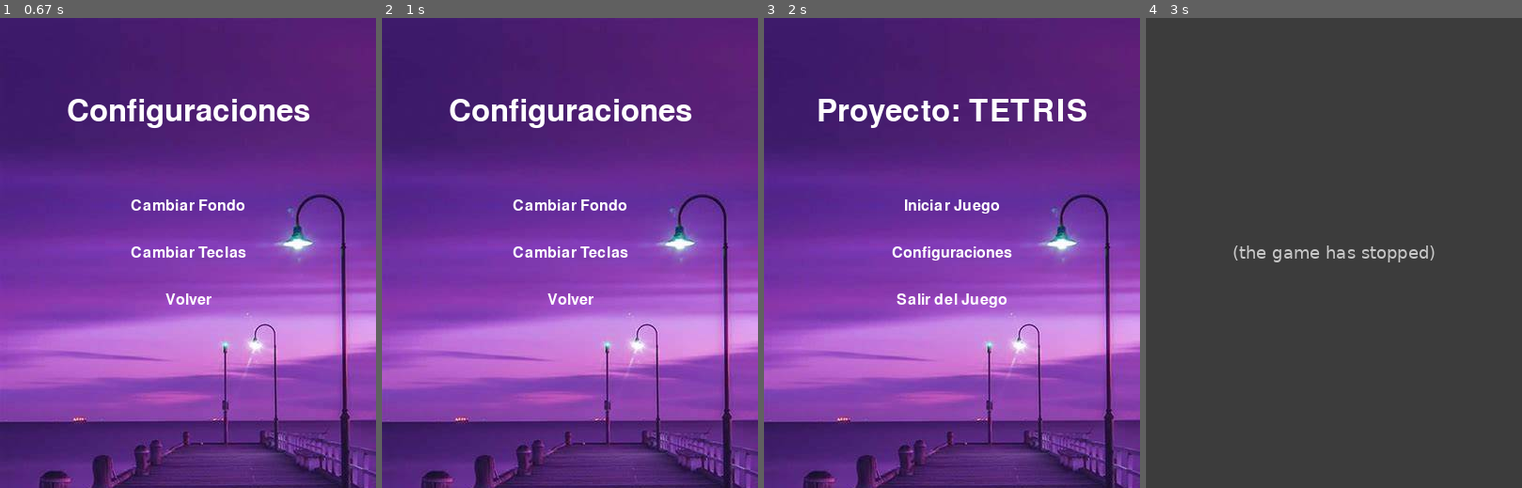
Above: before the commit, frames 1-4 (left to right).
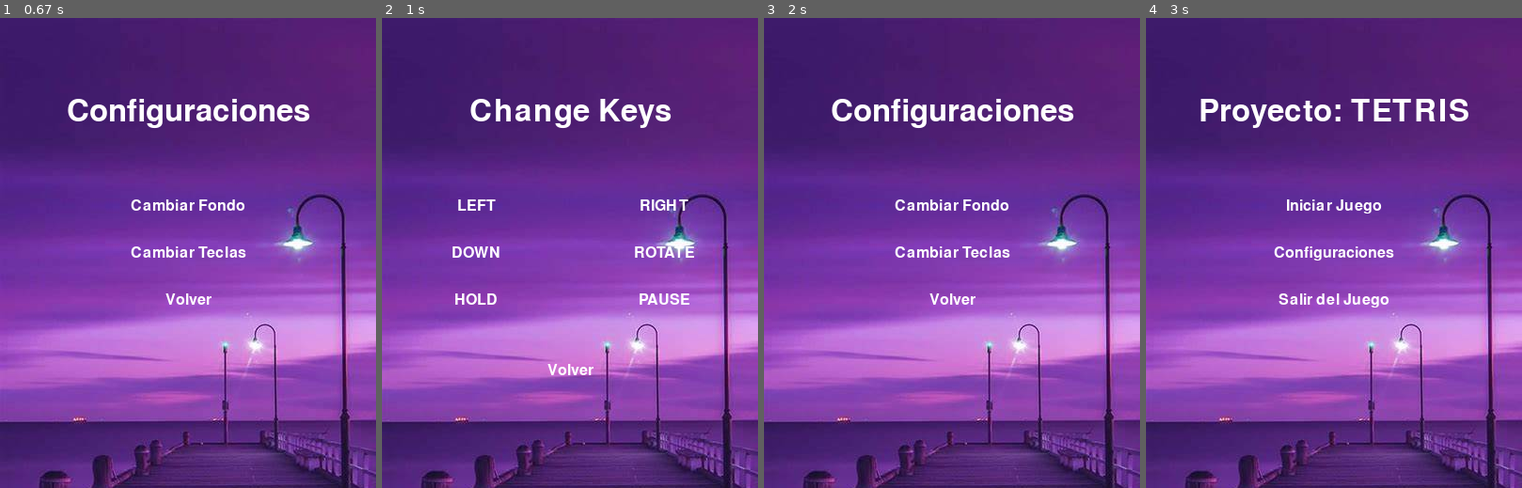
Above: after the commit, the same moments.

Repository: MugiwaraLombo/PA.TPF.Com1.Pygame
Game: pygame game, started from main.py
Two runs of this game, one before a commit and one after it. Both use one fixed random seed, a clock stepped at 60 frames per second and the inputs below.
Inputs (mouse positions are in pixels of both pictures, inside the frame that each line leads up to):
- Up to frame 1 (0.67 s): click "Configuraciones" at 0.38 s
- Up to frame 2 (1 s): click "Cambiar Teclas" at 0.72 s
- Up to frame 3 (2 s): click (861, 257) at 1.05 s; tap Space at 1.33 s; click "Volver" at 1.72 s
- Up to frame 4 (3 s): click (1334, 206) at 2.05 s, where only the run after the commit has a clickable "Cambiar Fondo"; click (1334, 347) at 2.38 s, where only the run after the commit has a clickable "Volver"; click (1334, 300) at 2.72 s, where only the run after the commit has a clickable "Volver"

Frame 1 is identical in both runs. In frame 2, 3.8% of the frame differs, in the area x 18-83%, y 17-76%; in frame 3, 3.3%; in frame 4, 100%, in the area x 0-100%, y 0-100%.
Before the commit the program exited at 2.72 s; later frames show no game.

Commit message:
add methods and fix bugs

Diff:
--- a/config/settings.json
+++ b/config/settings.json
@@ -1 +1 @@
-{"resolution": [400, 500], "background": "python/PA.TPF.Com1.Pygame/config/bg3.jpg", "key_bindings": {"left": 1073741904, "right": 1073741903, "down": 1073741905, "rotate": 1073741906, "hold": 32, "pause": 27}}
+{"resolution": [400, 500], "background": "python/PA.TPF.Com1.Pygame/config/bg3.jpg", "key_bindings": {"left": 97, "right": 100, "down": 115, "rotate": 119, "hold": 32, "pause": 27}}
--- a/tetris.py
+++ b/tetris.py
@@ -34,6 +34,16 @@
             Button("Fondo de pantalla 2", pygame.font.Font(None, 24), WHITE, (SCREEN_WIDTH // 2, SCREEN_HEIGHT // 2)),
             Button("Fondo de pantalla 3", pygame.font.Font(None, 24), WHITE, (SCREEN_WIDTH // 2, SCREEN_HEIGHT // 2 + 50)),
             Button("Volver", pygame.font.Font(None, 24), WHITE, (SCREEN_WIDTH // 2, SCREEN_HEIGHT // 2 + 100))
+        ]
+
+        self.key_buttons = [
+            Button("LEFT", pygame.font.Font(None, 24), WHITE, (SCREEN_WIDTH // 4, SCREEN_HEIGHT // 2 - 50)),
+            Button("RIGHT", pygame.font.Font(None, 24), WHITE, (SCREEN_WIDTH - SCREEN_WIDTH // 4, SCREEN_HEIGHT // 2 - 50)),
+            Button("DOWN", pygame.font.Font(None, 24), WHITE, (SCREEN_WIDTH // 4, SCREEN_HEIGHT // 2)),
+            Button("ROTATE", pygame.font.Font(None, 24), WHITE, (SCREEN_WIDTH - SCREEN_WIDTH // 4, SCREEN_HEIGHT // 2)),
+            Button("HOLD", pygame.font.Font(None, 24), WHITE, (SCREEN_WIDTH // 4, SCREEN_HEIGHT // 2 + 50)),
+            Button("PAUSE", pygame.font.Font(None, 24), WHITE, (SCREEN_WIDTH - SCREEN_WIDTH // 4, SCREEN_HEIGHT // 2 + 50)),
+            Button("Volver", pygame.font.Font(None, 24), WHITE, (SCREEN_WIDTH // 2, SCREEN_HEIGHT // 2 + 125))
         ]
 
     def load_settings(self):
@@ -65,7 +75,7 @@
         if background_path and os.path.exists(background_path):
             self.bg_image = pygame.image.load(background_path)
 
-    def reset_game(self):
+    def reset_game(self): #Reinicia la pantalla de juego
         self.board = [[0] * BOARD_WIDTH for _ in range(BOARD_HEIGHT)]
         self.current_piece = self.create_piece()
         self.next_pieces = [self.create_piece() for _ in range(3)]
@@ -73,7 +83,7 @@
         self.score = 0
         self.game_over = False
 
-    def create_piece(self):
+    def create_piece(self): #Crea las piezas de juego
         shape = random.choice(SHAPES)
         color = random.choice([WHITE, BLACK, (255, 0, 0), (0, 255, 0), (0, 0, 255), (255, 255, 0), (0, 255, 255)])
         piece = Piece(shape, color)
@@ -81,14 +91,14 @@
         piece.y = 0
         return piece
 
-    def draw_board(self):
+    def draw_board(self): #Dibuja el tablero
         for y, row in enumerate(self.board):
             for x, col in enumerate(row):
                 if col:
                     pygame.draw.rect(self.screen, WHITE, (x * BLOCK_SIZE, y * BLOCK_SIZE, BLOCK_SIZE, BLOCK_SIZE))
                     pygame.draw.rect(self.screen, GRAY, (x * BLOCK_SIZE, y * BLOCK_SIZE, BLOCK_SIZE, BLOCK_SIZE), 1)
 
-    def draw_next_pieces(self):
+    def draw_next_pieces(self): #Dibuja las 3 siguientes piezas del juego
         font = pygame.font.Font(None, 24)
         next_pieces_text = font.render("Next Pieces:", True, WHITE)
         self.screen.blit(next_pieces_text, (SCREEN_WIDTH - 100, 40))
@@ -96,11 +106,11 @@
             for y, row in enumerate(piece.shape):
                 for x, col in enumerate(row):
                     if col:
-                        pygame.draw.line(self.screen, GRAY, (BLOCK_SIZE * 10, 0), (BLOCK_SIZE * 10, SCREEN_HEIGHT), 5)
+                        pygame.draw.line(self.screen, GRAY, (BLOCK_SIZE * 10, 0), (BLOCK_SIZE * 10, SCREEN_HEIGHT), 5) #Dibuja una linea que separa la pantalla del tablero de la pantalla no jugable
                         pygame.draw.rect(self.screen, piece.color, (SCREEN_WIDTH - 100 + x * BLOCK_SIZE, 70 + i * 80 + y * BLOCK_SIZE, BLOCK_SIZE, BLOCK_SIZE))
                         pygame.draw.rect(self.screen, GRAY, (SCREEN_WIDTH - 100 + x * BLOCK_SIZE, 70 + i * 80 + y * BLOCK_SIZE, BLOCK_SIZE, BLOCK_SIZE), 1)
 
-    def draw_hold_piece(self):
+    def draw_hold_piece(self): #Dibuja la pieza que esta almacenada
         font = pygame.font.Font(None, 24)
         hold_pieces_text = font.render("Hold Piece:", True, WHITE)
         self.screen.blit(hold_pieces_text, (SCREEN_WIDTH - 100, 300))
@@ -111,7 +121,7 @@
                         pygame.draw.rect(self.screen, self.hold_piece.color, (SCREEN_WIDTH - 100 + x * BLOCK_SIZE, 320 + y * BLOCK_SIZE, BLOCK_SIZE, BLOCK_SIZE))
                         pygame.draw.rect(self.screen, GRAY, (SCREEN_WIDTH - 100 + x * BLOCK_SIZE, 320 + y * BLOCK_SIZE, BLOCK_SIZE, BLOCK_SIZE), 1)
 
-    def draw_score(self):
+    def draw_score(self): #Dibuja el puntaje del jugador
         font = pygame.font.Font(None, 24)
         score_text = font.render(f"Score: {self.score}", True, WHITE)
         self.screen.blit(score_text, (SCREEN_WIDTH - 100, 450))
@@ -211,8 +221,51 @@
             pygame.display.flip()
 
     def change_keys(self):
-        # Implementar lógica para cambiar las teclas
-        pass
+        running = True
+        while running:
+            for event in pygame.event.get():
+                if event.type == pygame.QUIT:
+                    pygame.quit()
+                    quit()
+                elif event.type == pygame.MOUSEBUTTONDOWN:
+                    mouse_pos = event.pos
+                    for button in self.key_buttons:
+                        if self.key_buttons[6].is_clicked(mouse_pos):
+                            running = False
+                        elif button.is_clicked(mouse_pos):
+                            self.change_key(button.text.lower())
+
+            self.screen.fill(BLACK)
+            if self.bg_image:
+                self.screen.blit(self.bg_image, (0, 0))
+            title_font = pygame.font.Font(None, 48)
+            title_text = title_font.render("Change Keys", True, WHITE)
+            self.screen.blit(title_text, (SCREEN_WIDTH // 2 - title_text.get_width() // 2, SCREEN_HEIGHT // 6))
+            for button in self.key_buttons:
+                button.draw(self.screen)
+
+            pygame.display.flip()
+
+    def change_key(self, key_name):
+        waiting_for_key = True
+        while waiting_for_key:
+            for event in pygame.event.get():
+                if event.type == pygame.QUIT:
+                    pygame.quit()
+                    quit()
+                elif event.type == pygame.KEYDOWN:
+                    self.settings["key_bindings"][key_name] = event.key
+                    self.save_settings()
+                    waiting_for_key = False
+
+            self.screen.fill(BLACK)
+            if self.bg_image:
+                self.screen.blit(self.bg_image, (0, 0))
+            message_font = pygame.font.Font(None, 24)
+            message_text = message_font.render("Oprima una tecla para cambiar el boton", True, WHITE)
+            self.screen.blit(message_text, (SCREEN_WIDTH // 2 - message_text.get_width() // 2, SCREEN_HEIGHT // 2))
+            pygame.display.flip()
+
 
     def handle_events(self):
         for event in pygame.event.get():
Not shown, changed: README.md
